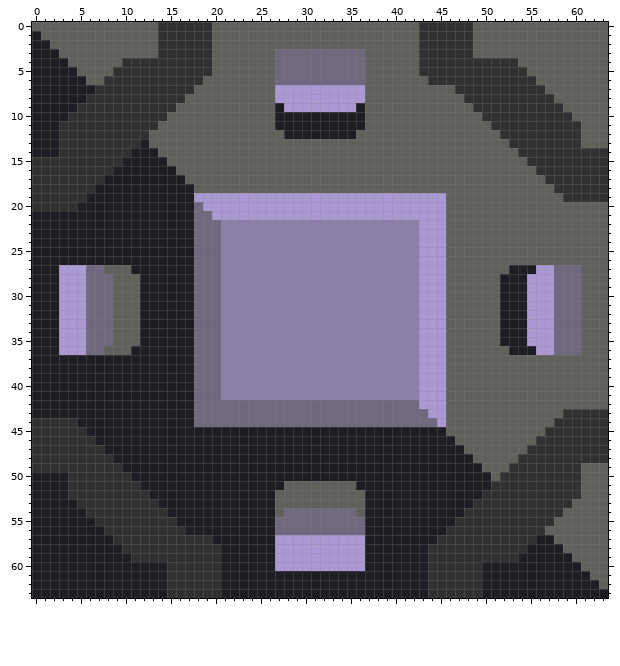
A pixel-art sprite gets an edit: sprites/blocks/crafters/item-smelter2.png. The first picture shows the starting point.
The file is 64x64 pixels.
And afterwards:
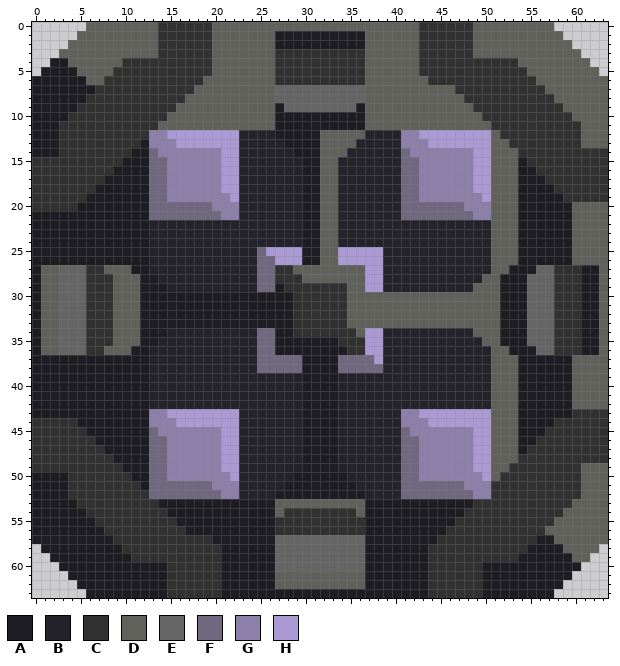
Palette (. is transparent): A #1e1d23  B #24222b  C #313131  D #60615b  E #656565  F #6f687e  G #8c7fa9  H #ab99d3
What changed:
y 0: x 0..5 DDDDDD -> ......; x 58..63 DDDDDD -> ......
y 1: x 0..4 ADDDD -> .....; x 27..36 DDDDDDDDDD -> AAAAAAAAAA; x 59..63 DDDDD -> .....
y 2: x 0..3 AADD -> ....; x 27..36 DDDDDDDDDD -> AAAAAAAAAA; x 60..63 DDDD -> ....
y 3: x 0..2 AAA -> ...; x 27..36 FFFFFFFFFF -> CCCCCCCCCC; x 61..63 DDD -> ...
y 4: x 0..1 AA -> ..; x 27..36 FFFFFFFFFF -> CCCCCCCCCC; x 62..63 DD -> ..
y 5: x 0 A -> .; x 27..36 FFFFFFFFFF -> CCCCCCCCCC; x 63 D -> .
y 6: x 27..36 FFFFFFFFFF -> CCCCCCCCCC
y 7..8: x 27..36 HHHHHHHHHH -> EEEEEEEEEE
y 9: x 28..35 HHHHHHHH -> EEEEEEEE
y 12: x 13..27 DDDDDDDDDDDDDDD -> GGHHHHHHHHBBBBA; x 32..35 AAAA -> DDDD; x 37..50 DDDDDDDDDDDDDD -> BBBBGGHHHHHHHH
y 13: x 13..31 DDDDDDDDDDDDDDDDDDD -> GGGHHHHHHHBBBBBAAAA; x 36..50 DDDDDDDDDDDDDDD -> BBBBBGGGHHHHHHH
y 14: x 13..31 ADDDDDDDDDDDDDDDDDD -> FGGGGGGGHHBBBBBBAAA; x 35..50 DDDDDDDDDDDDDDDD -> BBBBBBFGGGGGGGHH
y 15: x 13..31 AADDDDDDDDDDDDDDDDD -> FFGGGGGGHHBBBBBBBAA; x 34..50 DDDDDDDDDDDDDDDDD -> BBBBBBBFFGGGGGGHH; x 54 D -> A
y 16: x 13..31 AAADDDDDDDDDDDDDDDD -> FFGGGGGGHHBBBBBBBAA; x 34..50 DDDDDDDDDDDDDDDDD -> BBBBBBBFFGGGGGGHH; x 54..55 DD -> AA
y 17: x 13..31 AAAADDDDDDDDDDDDDDD -> FFGGGGGGHHBBBBBBBAA; x 34..50 DDDDDDDDDDDDDDDDD -> BBBBBBBFFGGGGGGHH; x 54..56 DDD -> AAA
y 18: x 13..31 AAAAADDDDDDDDDDDDDD -> FFGGGGGGHHBBBBBBBAA; x 34..50 DDDDDDDDDDDDDDDDD -> BBBBBBBFFGGGGGGHH; x 54..57 DDDD -> AAAA
y 19: x 13..21 AAAAAHHHH -> FFGGGGGGG; x 23..50 HHHHHHHHHHHHHHHHHHHHHHHDDDDD -> BBBBBBBAADDBBBBBBBFFGGGGGGGH; x 54..58 DDDDD -> AAAAA
y 20: x 13..17 AAAAA -> FFFFF; x 19..50 HHHHHHHHHHHHHHHHHHHHHHHHHHHDDDDD -> FGGGBBBBBBBAADDBBBBBBBFFFFFFFGGG; x 54..59 DDDDDD -> AAAAAA
y 21: x 13..17 AAAAA -> FFFFF; x 20..50 HHHHHHHHHHHHHHHHHHHHHHHHHHDDDDD -> FGGBBBBBBBAADDBBBBBBBFFFFFFFFGG; x 54..59 DDDDDD -> AAAAAA
y 22..24: x 13..50 AAAAAFFFGGGGGGGGGGGGGGGGGGGGGGHHHDDDDD -> BBBBBBBBBBBBBBBBBAADDBBBBBBBBBBBBBBBBB; x 54..59 DDDDDD -> AAAAAA
y 25: x 13..50 AAAAAFFFGGGGGGGGGGGGGGGGGGGGGGHHHDDDDD -> BBBBBBBBBBBBFHHHHAADDHHHHHBBBBBBBBBBBB; x 54..59 DDDDDD -> AAAAAA
y 26: x 13..50 AAAAAFFFGGGGGGGGGGGGGGGGGGGGGGHHHDDDDD -> BBBBBBBBBBBBFFHHHAADDHHHHHBBBBBBBBBBBB; x 54..59 DDDDDD -> AAAAAA
y 27: x 1..7 AAHHHFF -> DDEEECC; x 13..50 AAAAAFFFGGGGGGGGGGGGGGGGGGGGGGHHHDDDDD -> BBBBBBBBBBBBFFCCDDDDDDDDHHBBBBBBBBBBBB; x 56..62 HHFFFDD -> EECCCAA
y 28: x 1..8 AAHHHFFF -> DDEEECCC; x 14..49 AAAAFFFGGGGGGGGGGGGGGGGGGGGGGHHHDDDD -> BBBBBBBBBBBFFCCCDDDDDDDHHBBBBBBBBBBB; x 55..62 HHHFFFDD -> EEECCCAA
y 29: x 1..8 AAHHHFFF -> DDEEECCC; x 15..48 AAAFFFGGGGGGGGGGGGGGGGGGGGGGHHHDDD -> BBBBBBBBBBFFACCCCCCCDDHHBBBBBBBBBB; x 55..62 HHHFFFDD -> EEECCCAA
y 30..33: x 1..8 AAHHHFFF -> DDEEECCC; x 18..45 FFFGGGGGGGGGGGGGGGGGGGGGGHHH -> AAAAAAAAAAACCCCCCDDDDDDDDDDD; x 55..62 HHHFFFDD -> EEECCCAA
y 34: x 1..8 AAHHHFFF -> DDEEECCC; x 15..48 AAAFFFGGGGGGGGGGGGGGGGGGGGGGHHHDDD -> BBBBBBBBBBFFAACCCCCCCDHHBBBBBBBBBB; x 55..62 HHHFFFDD -> EEECCCAA
y 35: x 1..8 AAHHHFFF -> DDEEECCC; x 14..49 AAAAFFFGGGGGGGGGGGGGGGGGGGGGGHHHDDDD -> BBBBBBBBBBBFFAAAAAAACCCHHBBBBBBBBBBB; x 55..62 HHHFFFDD -> EEECCCAA
y 36: x 1..7 AAHHHFF -> DDEEECC; x 13..50 AAAAAFFFGGGGGGGGGGGGGGGGGGGGGGHHHDDDDD -> BBBBBBBBBBBBFFAAAAAAAACCHHBBBBBBBBBBBB; x 56..62 HHFFFDD -> EECCCAA
y 37: x 13..50 AAAAAFFFGGGGGGGGGGGGGGGGGGGGGGHHHDDDDD -> BBBBBBBBBBBBFFFFFAAAAFFFFHBBBBBBBBBBBB; x 54..59 DDDDDD -> AAAAAA
y 38: x 13..50 AAAAAFFFGGGGGGGGGGGGGGGGGGGGGGHHHDDDDD -> BBBBBBBBBBBBFFFFFAAAAFFFFFBBBBBBBBBBBB; x 54..59 DDDDDD -> AAAAAA
y 39..41: x 13..50 AAAAAFFFGGGGGGGGGGGGGGGGGGGGGGHHHDDDDD -> BBBBBBBBBBBBBBBBBAAAABBBBBBBBBBBBBBBBB; x 54..59 DDDDDD -> AAAAAA
y 42: x 13..50 AAAAAFFFFFFFFFFFFFFFFFFFFFFFFFHHHDDDDD -> BBBBBBBBBBBBBBBBBAAAABBBBBBBBBBBBBBBBB; x 54..59 DDDDDD -> AAAAAA
y 43: x 13..43 AAAAAFFFFFFFFFFFFFFFFFFFFFFFFFF -> GGHHHHHHHHBBBBBBBAAAABBBBBBBGGH; x 46..50 DDDDD -> HHHHH; x 54..59 DDDDDC -> AAAAAA
y 44: x 13..44 AAAAAFFFFFFFFFFFFFFFFFFFFFFFFFFF -> GGGHHHHHHHBBBBBBBAAAABBBBBBBGGGH; x 46..50 DDDDD -> HHHHH; x 54..57 DDDD -> AAAA
y 45: x 13..29 AAAAAAAAAAAAAAAAA -> FGGGGGGGHHBBBBBBB; x 34..50 AAAAAAAAAAAADDDDD -> BBBBBBBFGGGGGGGHH; x 54..56 DDD -> AAA
y 46: x 13..29 AAAAAAAAAAAAAAAAA -> FFGGGGGGHHBBBBBBB; x 34..50 AAAAAAAAAAAAADDDD -> BBBBBBBFFGGGGGGHH; x 54..55 DD -> AA
y 47: x 13..29 AAAAAAAAAAAAAAAAA -> FFGGGGGGHHBBBBBBB; x 34..50 AAAAAAAAAAAAAADDD -> BBBBBBBFFGGGGGGHH; x 54 D -> A
y 48: x 13..29 AAAAAAAAAAAAAAAAA -> FFGGGGGGHHBBBBBBB; x 34..50 AAAAAAAAAAAAAAADD -> BBBBBBBFFGGGGGGHH
y 49: x 13..29 AAAAAAAAAAAAAAAAA -> FFGGGGGGHHBBBBBBB; x 34..50 AAAAAAAAAAAAAAAAD -> BBBBBBBFFGGGGGGHH
y 50: x 13..28 AAAAAAAAAAAAAAAA -> FFGGGGGGGHBBBBBB; x 35..50 AAAAAAAAAAAAAAAA -> BBBBBBFFGGGGGGGH
y 51: x 13..50 AAAAAAAAAAAAAAADDDDDDDDAAAAAAAAAAAAAAA -> FFFFFFFGGGBBBBBAAAAAAAABBBBBFFFFFFFGGG
y 52: x 13..50 AAAAAAAAAAAAAADDDDDDDDDDAAAAAAAAAAAAAC -> FFFFFFFFGGBBBBAAAAAAAAAABBBBFFFFFFFFGG
y 54: x 28..35 FFFFFFFF -> CCCCCCCC
y 55..56: x 27..36 FFFFFFFFFF -> CCCCCCCCCC
y 57: x 27..36 HHHHHHHHHH -> EEEEEEEEEE
y 58: x 0 A -> .; x 27..36 HHHHHHHHHH -> EEEEEEEEEE; x 63 D -> .
y 59: x 0..1 AA -> ..; x 27..36 HHHHHHHHHH -> EEEEEEEEEE; x 62..63 DD -> ..
y 60: x 0..2 AAA -> ...; x 27..36 HHHHHHHHHH -> EEEEEEEEEE; x 61..63 DDD -> ...
y 61: x 0..3 AAAA -> ....; x 27..36 AAAAAAAAAA -> DDDDDDDDDD; x 60..63 AADD -> ....
y 62: x 0..4 AAAAA -> .....; x 27..36 AAAAAAAAAA -> DDDDDDDDDD; x 59..63 AAAAD -> .....
y 63: x 0..5 AAAAAA -> ......; x 58..63 AAAAAA -> ......
Where, in picture pixels (left, top, right, bottom), the same in both pictures:
erased: (32, 22, 86, 76)
erased: (554, 22, 608, 76)
changed: (149, 31, 491, 589)
changed: (518, 157, 599, 454)
changed: (41, 265, 113, 355)
erased: (32, 544, 86, 598)
erased: (554, 544, 608, 598)
